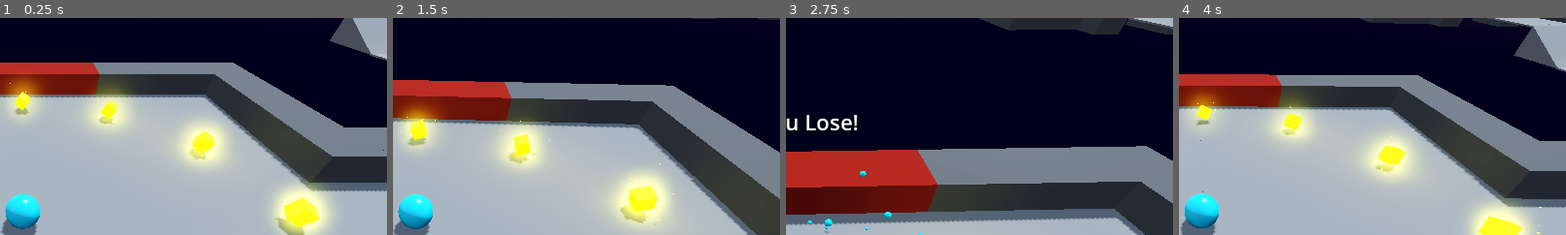
Above: before the commit, frames 1-4 (left to right).
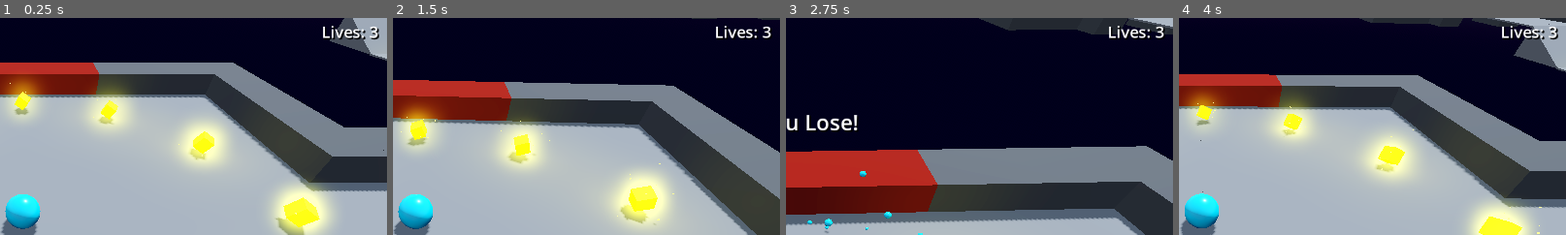
Above: after the commit, the same moments.

Repository: jrenato/godot-roll-a-ball
Game: Godot game, scene res://levels/level.tscn
The game is run twice, just before and just after one commit, with the same random seed, the same clock (stepped at 60 frames per second) and the same inputs.
Inputs (mouse positions are % of the whole screen's width and height, from its top left):
- Up to frame 1 (0.25 s): no input
- Up to frame 2 (1.5 s): move the mouse to (55, 50) at 0.52 s; hold W (move_forward) from 0.53 s (still down); move the mouse to (45, 50) at 1.27 s
- Up to frame 3 (2.75 s): keep holding W (move_forward); move the mouse to (52, 48) at 2.02 s
- Up to frame 4 (4 s): release W (move_forward) at 2.75 s; click "Restart" at 2.75 s; move the mouse to (49, 52) at 3.52 s; hold W (move_forward) from 3.53 s (still down)
The pictures show only the part of the screen within x 47-97%, y 3-53%; the shares and areas given below are measured in that part.

The runs differ from the first frame. In frame 1, 0.5% of the frame differs, in the area x 83-98%, y 3-11%; in frame 2, 0.4%; in frame 3, 0.4%; in frame 4, 0.5%.

Commit message:
Added lives to the player

Diff:
--- a/player/player.gd
+++ b/player/player.gd
@@ -3,6 +3,7 @@
 @export var speed: float = 10.0
 
 @onready var count_label: Label = %CountLabel
+@onready var lives_label = %LivesLabel
 @onready var message_label: Label = %MessageLabel
 @onready var menu_container: VBoxContainer = %MenuVBoxContainer
 
@@ -21,6 +22,7 @@
 var count : int
 var total_pickups : int
 
+var lives : int = 3
 var player_dead : bool = false
 var last_velocity : Vector3 = Vector3.ZERO
 
@@ -41,6 +43,7 @@
 	total_pickups = get_tree().get_nodes_in_group("pickups").size()
 
 	set_count_text()
+	set_lives_text()
 
 	message_label.visible = false
 	menu_container.visible = false
@@ -70,6 +73,12 @@
 		set_victory_screen()
 
 
+func set_lives_text() -> void:
+	if not lives_label:
+		return
+	lives_label.text = "Lives: %s" % (lives)
+
+
 func set_victory_screen() -> void:
 	Signals.game_paused.emit(true)
 
@@ -103,7 +112,13 @@
 
 	restart_button.visible = true
 	next_level_button.visible = false
-	continue_button.visible = true
+
+	if lives > 0:
+		continue_button.visible = true
+	else:
+		continue_button.visible = false
+		continue_button.disabled = true
+
 	quit_button.visible = true
 
 	continue_button.grab_focus()
@@ -161,6 +176,13 @@
 
 
 func _on_continue_button_pressed() -> void:
+	if lives <= 0:
+		return
+
+	lives -= 1
+
+	set_lives_text()
+
 	Signals.game_paused.emit(false)
 
 	mesh_instance.visible = true
--- a/player/player.tscn
+++ b/player/player.tscn
@@ -80,6 +80,29 @@
 theme_override_constants/shadow_offset_y = 2
 theme_override_font_sizes/font_size = 24
 text = "Count Label"
+horizontal_alignment = 1
+
+[node name="MarginContainer4" type="MarginContainer" parent="CanvasLayer"]
+anchors_preset = 1
+anchor_left = 1.0
+anchor_right = 1.0
+offset_left = -178.0
+offset_bottom = 77.0
+grow_horizontal = 0
+theme_override_constants/margin_left = 20
+theme_override_constants/margin_top = 20
+theme_override_constants/margin_right = 20
+theme_override_constants/margin_bottom = 20
+
+[node name="LivesLabel" type="Label" parent="CanvasLayer/MarginContainer4"]
+unique_name_in_owner = true
+layout_mode = 2
+theme_override_colors/font_shadow_color = Color(0, 0, 0, 1)
+theme_override_constants/shadow_offset_x = 2
+theme_override_constants/shadow_offset_y = 2
+theme_override_font_sizes/font_size = 24
+text = "Lives Label"
+horizontal_alignment = 1
 
 [node name="MarginContainer2" type="MarginContainer" parent="CanvasLayer"]
 anchors_preset = 5
Not shown, changed: README.md
Not shown, changed: docs/low-priorities.md
Not shown, changed: suggestions.md
